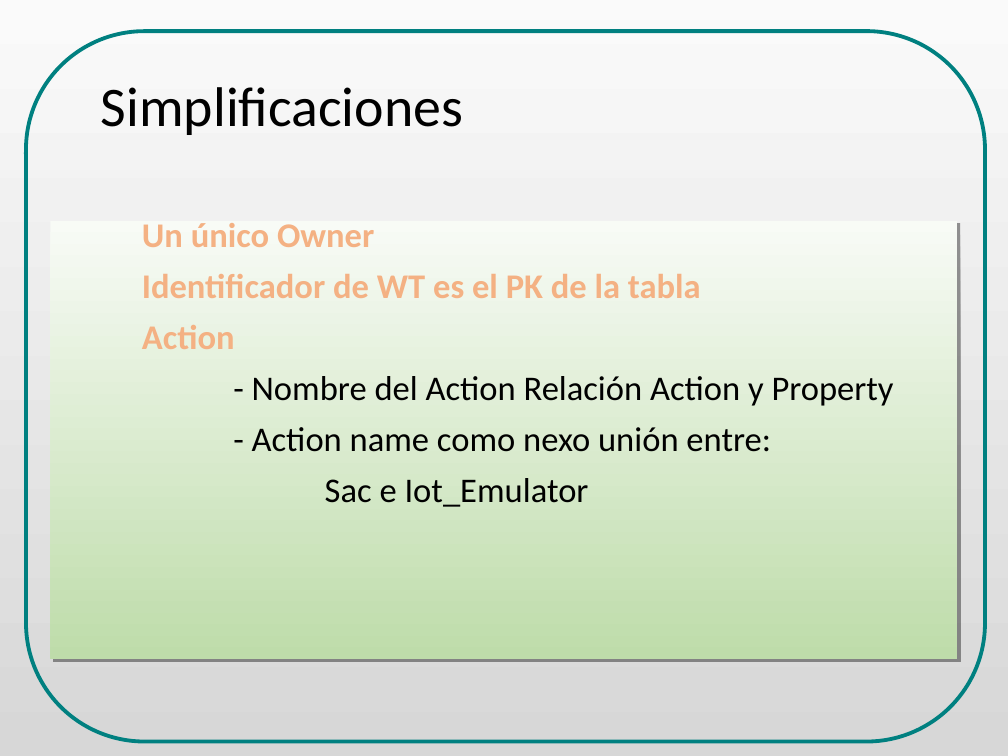
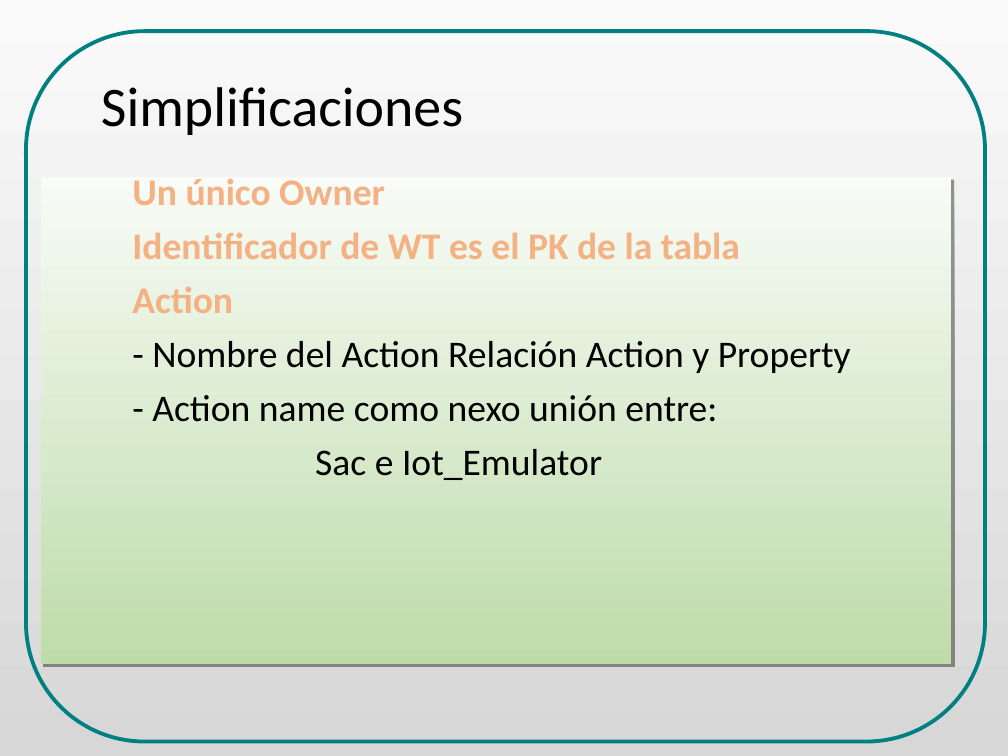
Before and after one commit to danielsalgadop/sac, a slide deck: slide 16 of docs/presentation/social_access_controller_ODP_final.odp. Drawn at 1008x756 pixels with LibreOffice and Linux fonts; fonts in the diff are those of the drawing. Boxes give left, top, right and bottom in pixels: in the first picture for what was removed or moved away, otherwise in the second. Text is boxed around its words. In the diff, an @@ line names an element or a change of style, - is before the commit and + after.

```diff
--- a/docs/presentation/social_access_controller_ODP_final.odp
+++ b/docs/presentation/social_access_controller_ODP_final.odp
@@ text "Un único Owner": place and size @@
-text "Un único Owner" at [50, 220, 958, 659]
+text "Un único Owner" at [41, 177, 952, 664]
@@ text "Un único Owner" at [41, 177, 952, 664]: size 27.2 to 29.6 pt @@
```
Also in this commit, not shown: 5 other slides changed, 1 other file.
